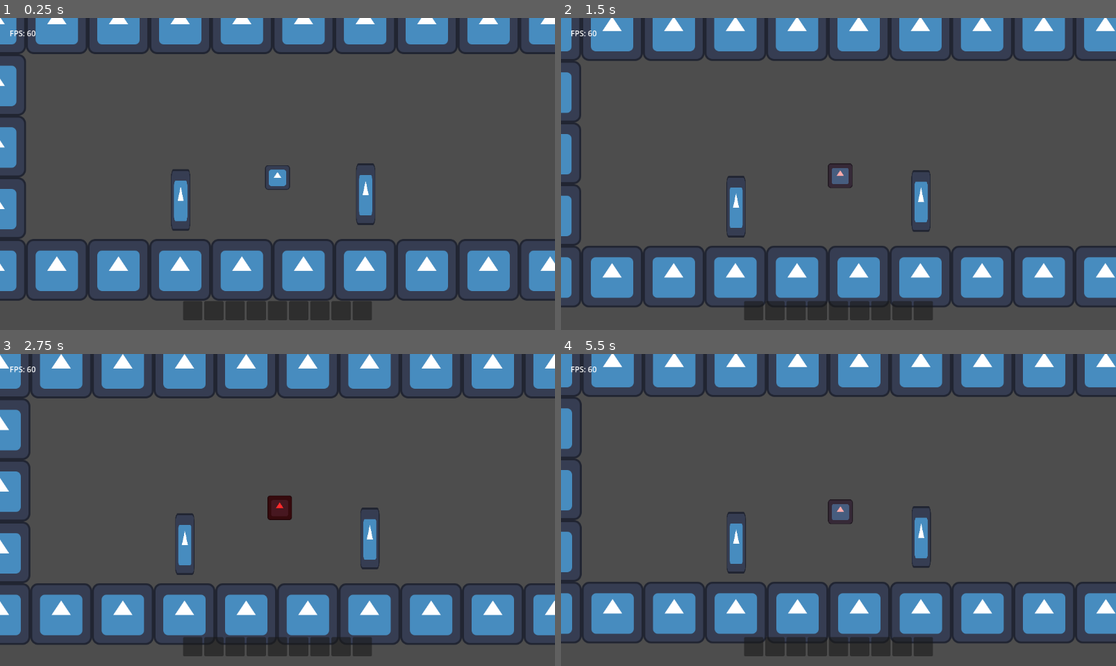
Above: before the commit, frames 1-4 (two rows, left to right).
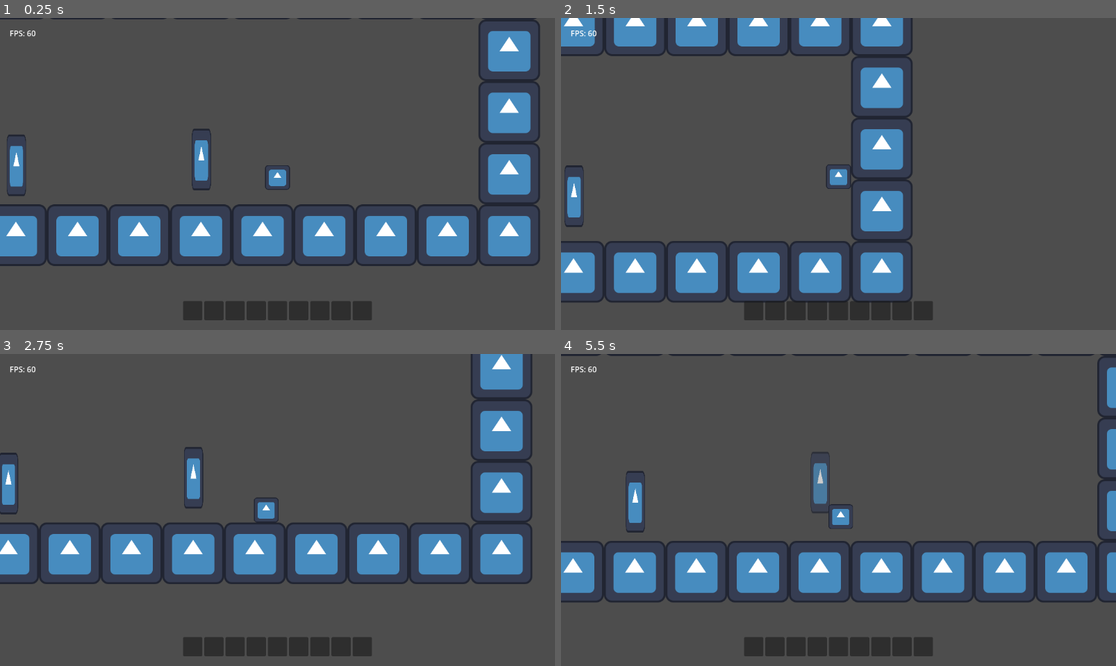
Above: after the commit, the same moments.

Repository: TheHumanMRP/RPG-Life-Tracker
Game: Godot game, scene res://Folders/Systems/Main/Scenes/main_scene.tscn
The game is run twice, just before and just after one commit, with the same random seed, the same clock (stepped at 60 frames per second) and the same inputs. The engine's default icon, where the game draws it, is replaced by a stand-in: a white triangle on a blue panel in a dark square.
Inputs:
- Up to frame 1 (0.25 s): no input
- Up to frame 2 (1.5 s): hold D (move_right) from 0.53 s (still down); tap Space (jump) at 0.77 s
- Up to frame 3 (2.75 s): tap Space (jump) at 1.52 s; release D (move_right) at 2.03 s; hold A (move_left) from 2.03 s (still down)
- Up to frame 4 (5.5 s): release A (move_left) at 2.78 s; hold D (move_right) 2.78-4.28 s; tap Space (jump) at 3.02, 3.77, 4.52 s; hold A (move_left) 4.28-5.03 s; hold D (move_right) from 5.03 s (still down)

The runs differ from the first frame. In frame 1, 33% of the frame differs, in the area x 0-100%, y 0-91%; in frame 2, 27%; in frame 3, 35%, in the area x 0-100%, y 0-94%; in frame 4, 33%.

Commit message:
Auto commit at 2026-06-23 19:11:46

Diff:
--- a/Folders/Systems/Inventory_System/Scripts/inventory_logic.gd
+++ b/Folders/Systems/Inventory_System/Scripts/inventory_logic.gd
@@ -1,5 +1,5 @@
 extends Resource
-class_name InventoryLogic
+class_name InventoryLogicComponent
 
 # -------------------------------------------------------------------
 # Inventory Data
--- a/Folders/Systems/Platformer_Components/Scenes/level.tscn
+++ b/Folders/Systems/Platformer_Components/Scenes/level.tscn
@@ -23,7 +23,7 @@
 
 [node name="SpawnPoint" type="Marker2D" parent="." unique_id=1735526225]
 unique_name_in_owner = true
-position = Vector2(250, -33)
+position = Vector2(591, 39)
 
 [node name="DamageArea" parent="." unique_id=1450602764 instance=ExtResource("4_d6cyu")]
 position = Vector2(250, 75)
